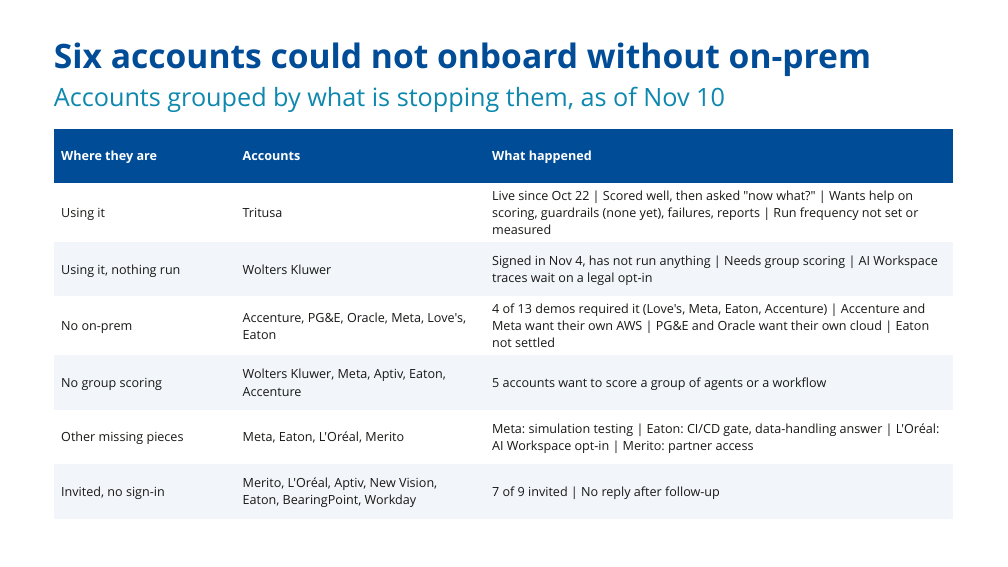
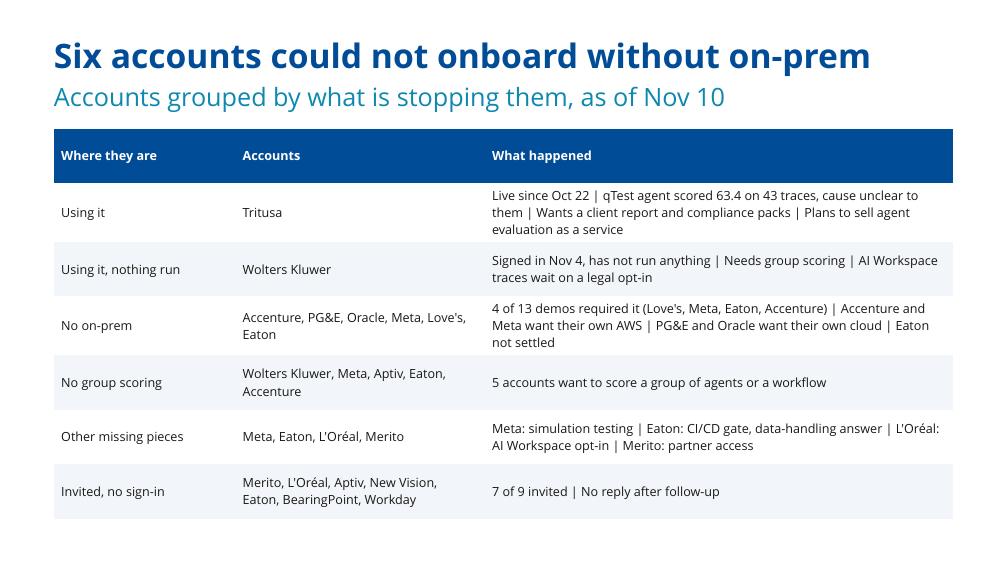
Before and after one commit to ADemers-tricentis/agent-score, a slide deck: slide 3 of docs/decks/weekly-updates/AgentScore weekly 2026-11-10 Skill.pptx. Drawn at 1008x567 pixels with LibreOffice and Linux fonts; fonts in the diff are those of the drawing; background and template pictures are left out. Boxes give left, top, right and bottom in pixels: in the first picture for what was removed or moved away, otherwise in the second. Text is boxed around its words. In the diff, an @@ line names an element or a change of style, - is before the commit and + after.

```diff
--- a/docs/decks/weekly-updates/AgentScore weekly 2026-11-10 Skill.pptx
+++ b/docs/decks/weekly-updates/AgentScore weekly 2026-11-10 Skill.pptx
@@ table at (54,129,954,511) @@
@@ row 2, column 3: "Live since Oct 22 | Scored well, then asked "now what?" | Wants help on scoring, guardrails (none yet), failures, reports | Run frequency not set or measured" to "Live since Oct 22 | qTest agent scored 63.4 on 43 traces, cause unclear to them | Wants a client report and compliance packs | Plans to sell agent evaluation as a service" @@
```
Also in this commit, not shown: 4 other slides changed, 2 slides added, 2 slides removed, 59 other files.
